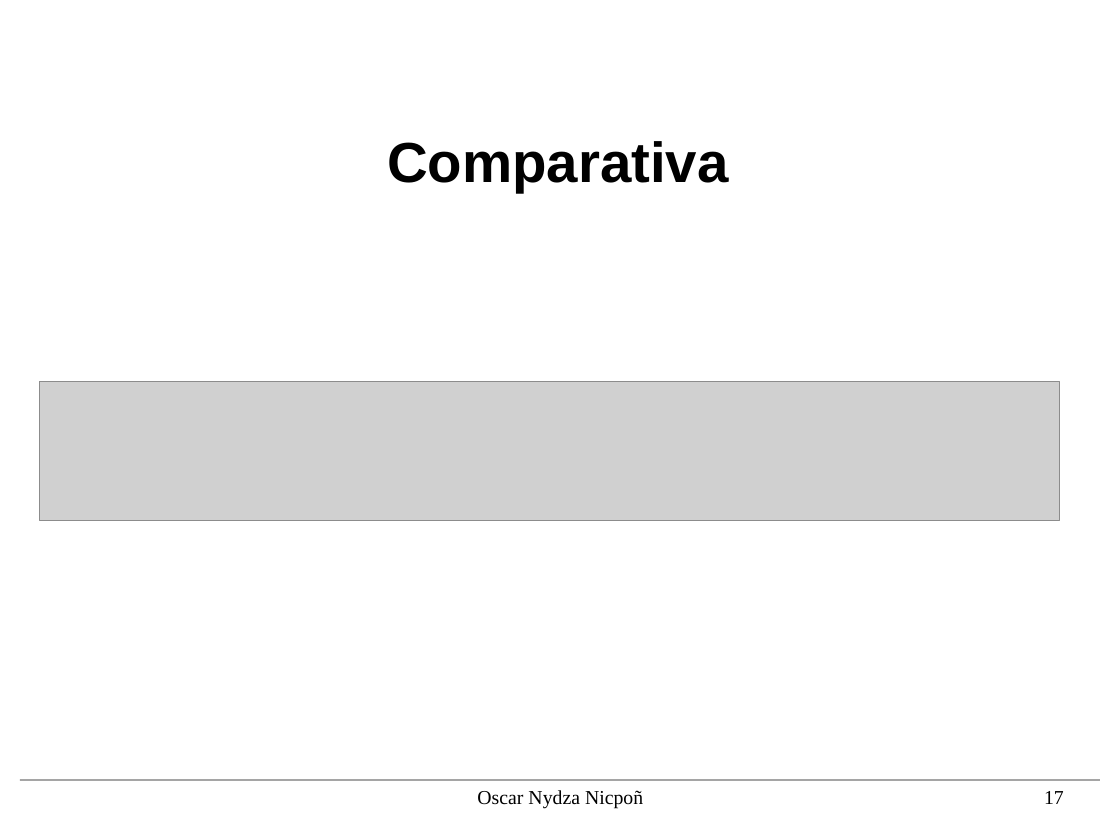
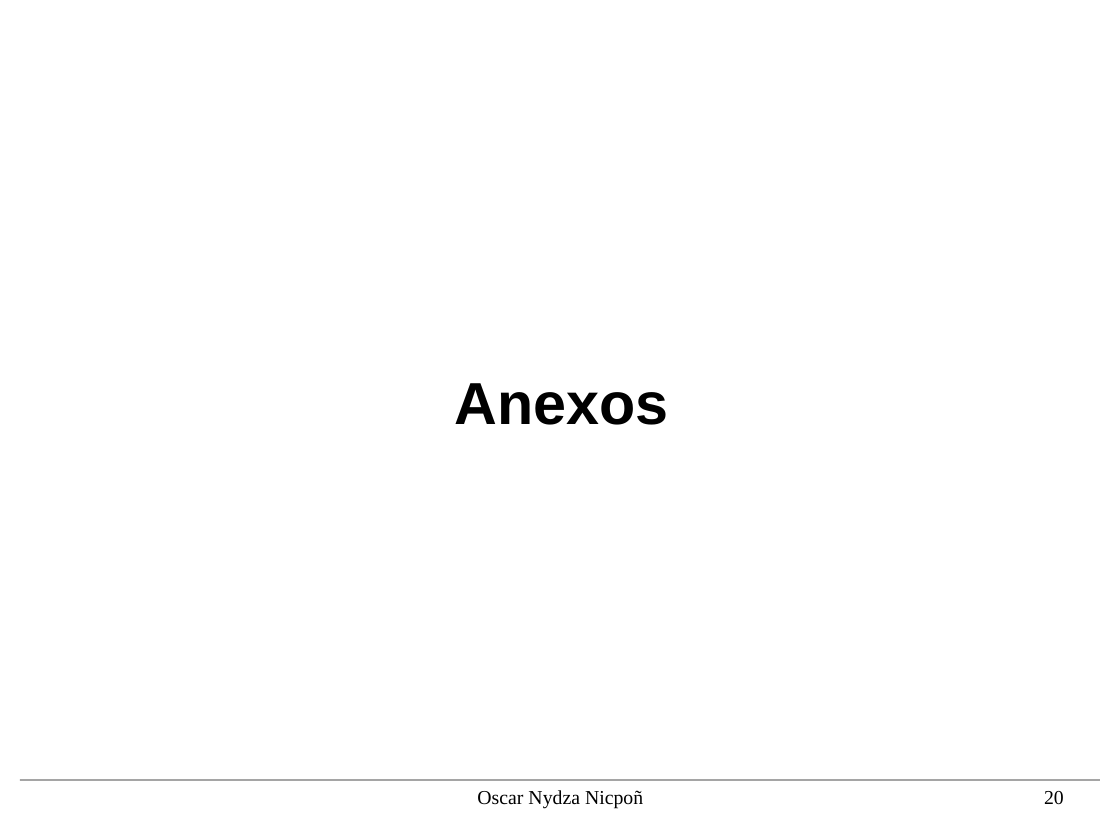
Before and after one commit to nipsn/Spark-TFG, a slide deck: slide 20 of presentacion/diapos.odp (slide 17 before the commit). Drawn at 1120x840 pixels with LibreOffice and Linux fonts; fonts in the diff are those of the drawing; grey boxes stand for pictures; background and template pictures are left out. Boxes give left, top, right and bottom in pixels: in the first picture for what was removed or moved away, otherwise in the second. Text is boxed around its words. In the diff, an @@ line names an element or a change of style, - is before the commit and + after.

```diff
--- a/presentacion/diapos.odp
+++ b/presentacion/diapos.odp
@@ title removed at (x1=387, y1=141, x2=728, y2=192) @@
-Comparativa
@@ picture removed at (x1=40, y1=382, x2=1060, y2=520) @@
@@ title added at (x1=455, y1=383, x2=669, y2=425), 42 pt, text #000000, bold @@
+Anexos
@@ page number at (x1=1044, y1=791, x2=1064, y2=805): text changed @@
-17
+20
```
Also in this commit, not shown: 18 other slides changed, 5 slides removed, 1 other file.
